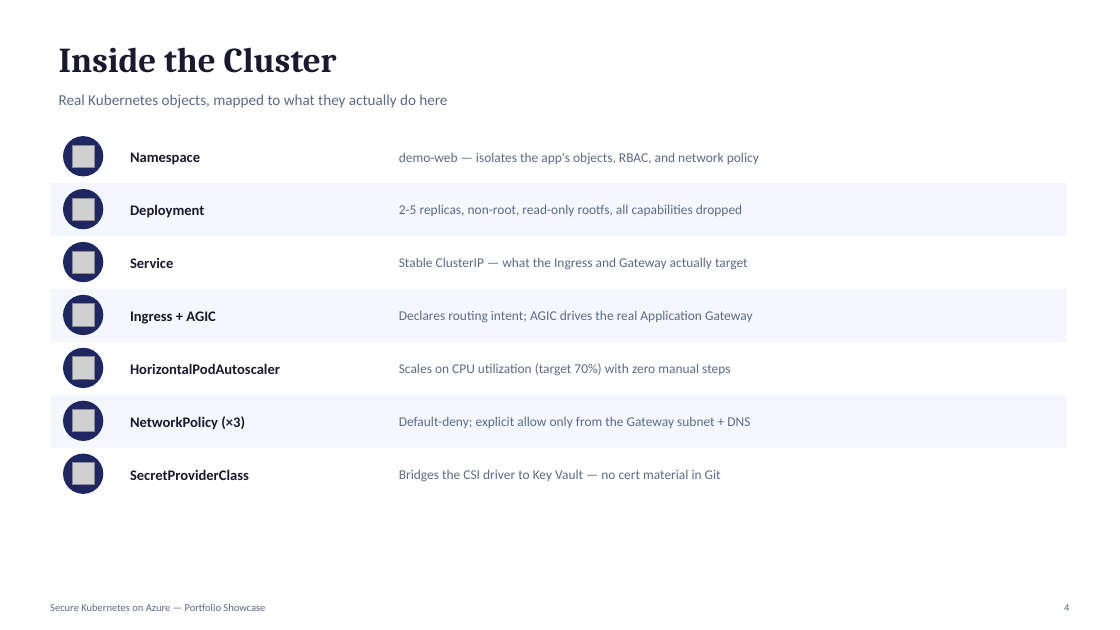
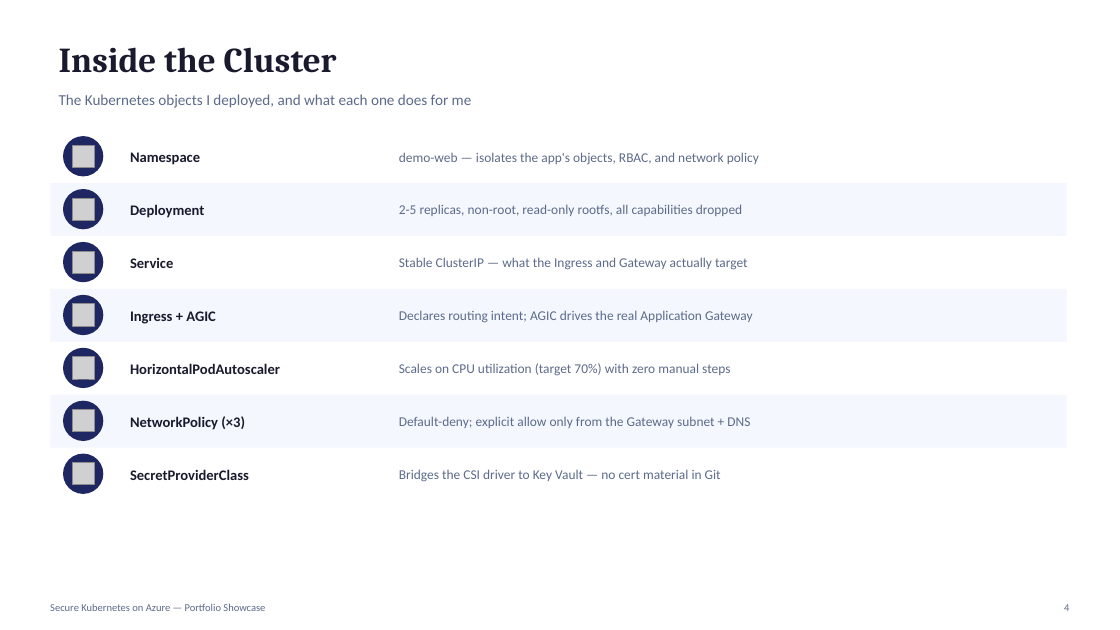
Before and after one commit to sufideen/az-ent-sec-dashboard, a slide deck: slide 4 of docs/webplat-kubernetes-showcase.pptx. Drawn at 1120x630 pixels with LibreOffice and Linux fonts; fonts in the diff are those of the drawing; grey boxes stand for pictures. Boxes give left, top, right and bottom in pixels: in the first picture for what was removed or moved away, otherwise in the second. Text is boxed around its words. In the diff, an @@ line names an element or a change of style, - is before the commit and + after.

```diff
--- a/docs/webplat-kubernetes-showcase.pptx
+++ b/docs/webplat-kubernetes-showcase.pptx
@@ text at <box>59,94,472,108</box>: text changed @@
-Real Kubernetes objects, mapped to what they actually do here
+The Kubernetes objects I deployed, and what each one does for me
```
Also in this commit, not shown: 10 other slides changed, 4 other files.
